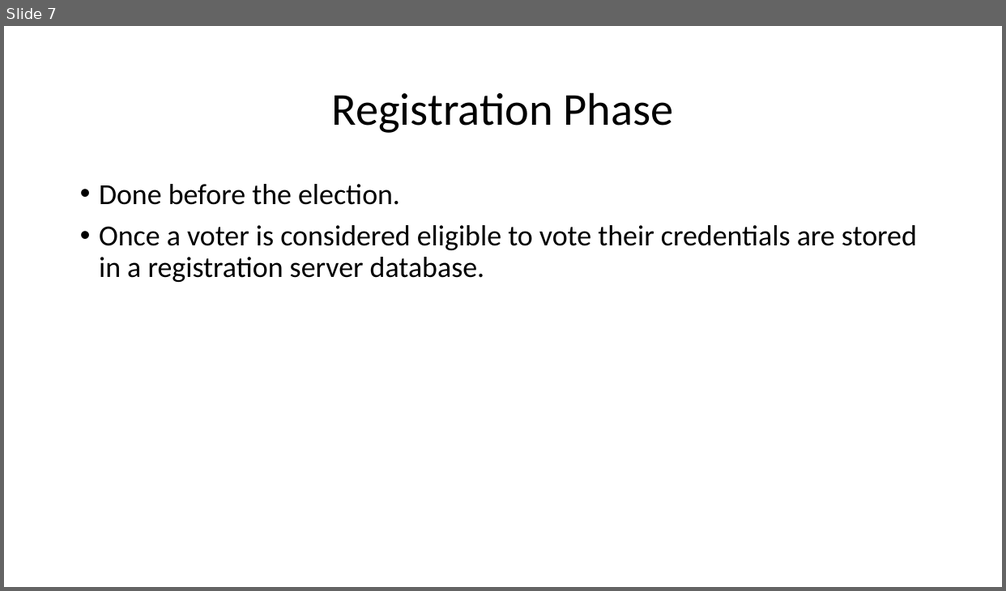
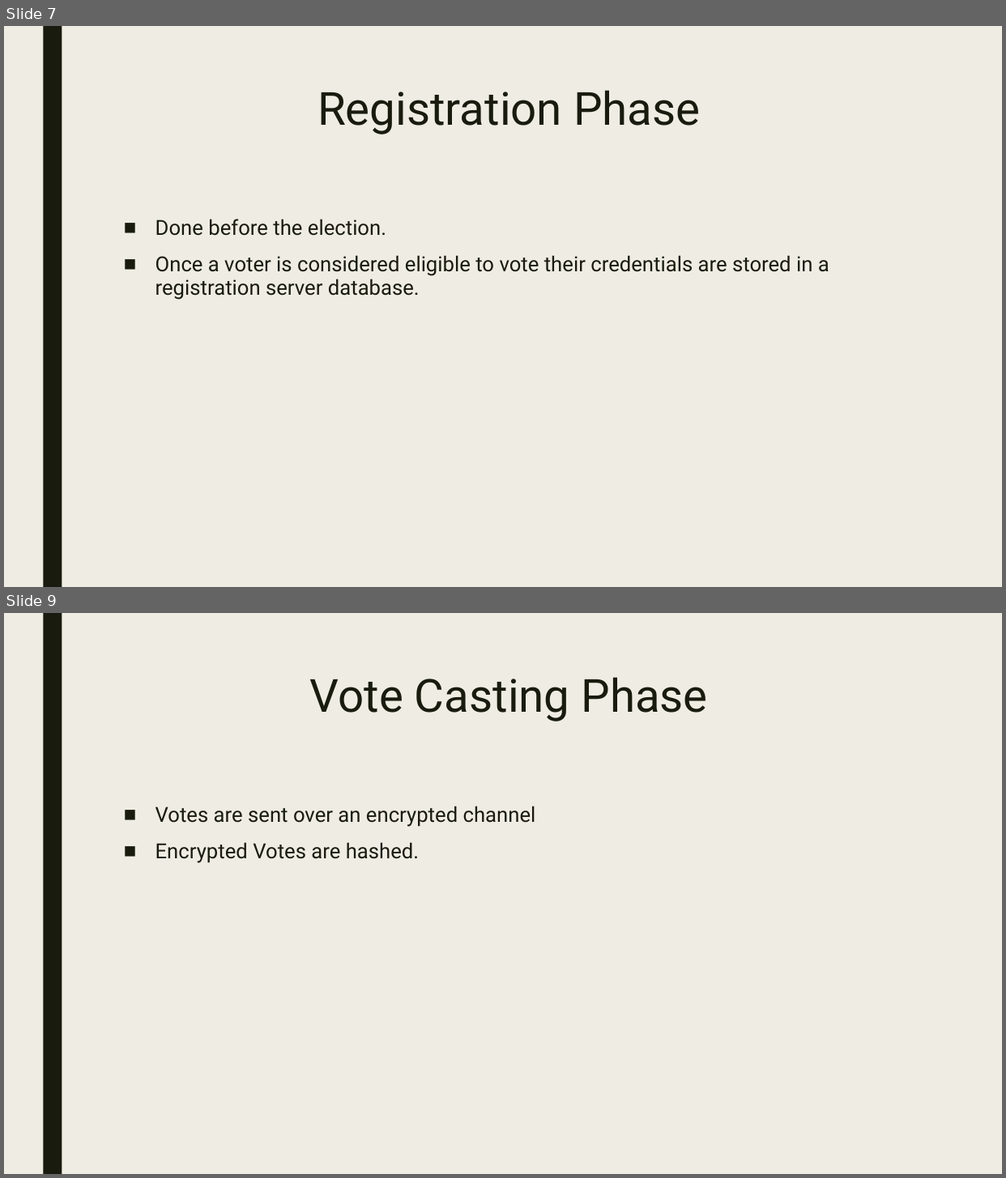
Before and after one commit to mollicap16/Crypto_Final, a slide deck: doc/Crypto_Final_Presentation.pptx. Shown one above the other, each under a label of ours: slide 7 before the commit, slides 7 and 9 after it; the slides between them are not shown. The pictures are 1006x591 and 1006x1178 pixels, drawn with LibreOffice and Linux fonts; fonts in the diff are those of the drawing. Boxes give left, top, right and bottom in pixels: in the first picture for what was removed or moved away, otherwise in the second. Text is boxed around its words. In the diff, an @@ line names an element or a change of style, - is before the commit and + after.

```diff
--- a/doc/Crypto_Final_Presentation.pptx
+++ b/doc/Crypto_Final_Presentation.pptx
@@ slide 9 added at <box>4,613,1002,1174</box>, background #EFEDE3; not listed: 1 template element that a slide beside it also shows @@
@@ title added at <box>310,677,708,722</box>, 44 pt, text #191B0E @@
+Vote Casting Phase
@@ text added at <box>155,806,536,863</box>, 20 pt, text #191B0E @@
+■ Votes are sent over an encrypted channel
+■ Encrypted Votes are hashed.
@@ slide 7 changed as well @@
@@ background #FFFFFF to #EFEDE3 @@
@@ rectangle added at <box>43,26,62,587</box>, fill #191B0E @@
@@ title "Registration Phase": place and size @@
-title "Registration Phase" at <box>332,92,674,133</box>
+title "Registration Phase" at <box>317,90,700,135</box>
@@ title "Registration Phase" at <box>317,90,700,135</box>: font Calibri to Roboto, text colour #000000 to #191B0E; line spacing 0.9 to 0.89; vertical alignment middle to top @@
@@ text "Done before the election.": place and size @@
-text "Done before the election." at <box>99,184,917,282</box>
+text "Done before the election." at <box>155,219,829,300</box>
@@ text "Done before the election." at <box>155,219,829,300</box>: size 28 to 20 pt, font Calibri to Roboto, text colour #000000 to #191B0E; bullet • to ■; line spacing 0.9 to 0.94; more space between paragraphs @@
```
Also in this commit, not shown: 7 other slides changed, 8 other slides added, 2 slides removed.
